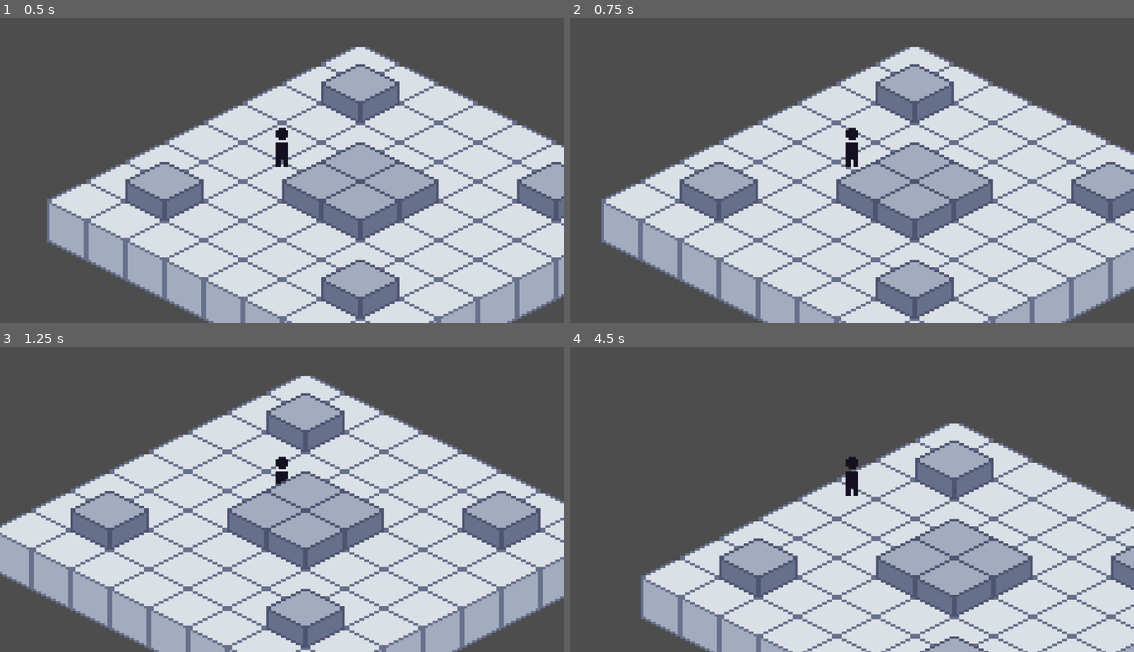
Above: before the commit, frames 1-4 (two rows, left to right).
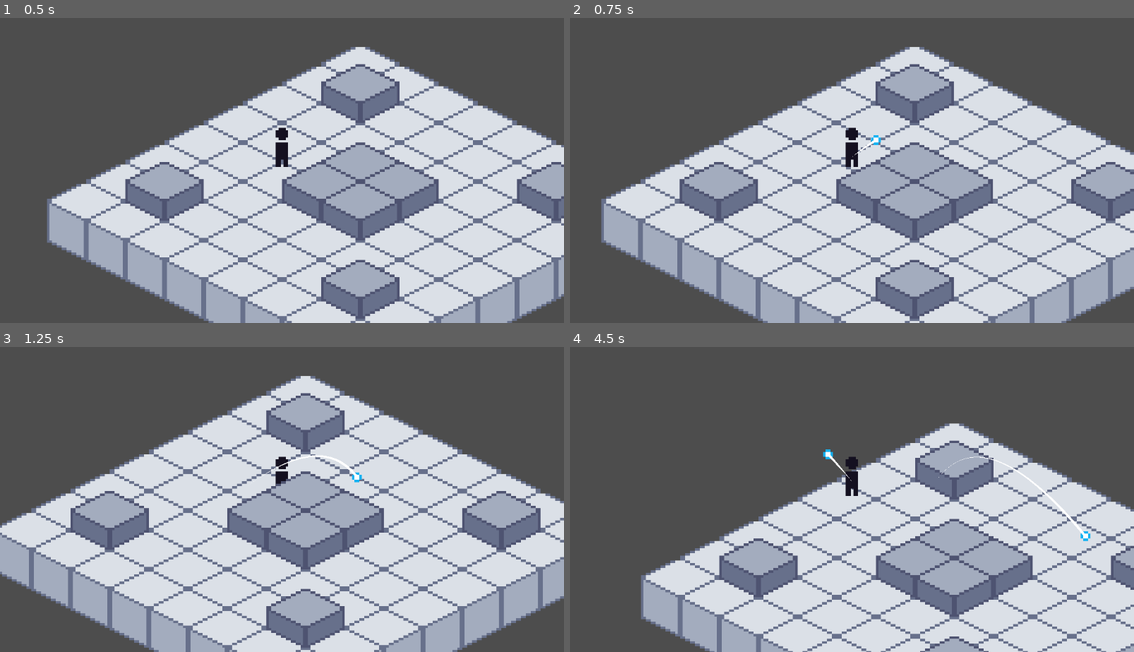
Above: after the commit, the same moments.

Repository: Brooklyn-Dev/stealth-game
Game: Godot game, scene res://Scenes/Game.tscn
Same seed, same stepped clock (60 frames per second), same inputs: the game is played once before the commit and once after it.
Inputs (mouse positions are in pixels of both pictures, inside the frame that each line leads up to):
- Up to frame 1 (0.5 s): no input
- Up to frame 2 (0.75 s): tap Enter at 0.5 s; move the mouse to (976, 149) at 0.52 s; hold Right (ui_right) from 0.53 s (still down); click (976, 149) at 0.6 s
- Up to frame 3 (1.25 s): keep holding Right (ui_right)
- Up to frame 4 (4.5 s): move the mouse to (739, 508) at 1.27 s; release Right (ui_right) at 1.28 s; hold Down (ui_down) 1.28-2.03 s; click (739, 508) at 1.35 s; move the mouse to (908, 423) at 2.02 s; hold Right (ui_right) 2.03-2.78 s; click (908, 423) at 2.1 s; move the mouse to (823, 557) at 2.77 s; hold Up (ui_up) 2.78-3.53 s; click (823, 557) at 2.85 s; move the mouse to (1021, 542) at 3.52 s; hold Left (ui_left) from 3.53 s (still down); click (1021, 542) at 3.6 s; move the mouse to (682, 444) at 4.27 s; click (682, 444) at 4.35 s

Frame 1 is identical in both runs. In frame 2, less than 0.1% of the frame differs, in the area x 50-56%, y 38-46%; in frame 3, 0.1%; in frame 4, 0.2%, in the area x 44-93%, y 33-64%.

Commit message:
feat: implement player orb throwing

Diff:
--- a/Scenes/Game.tscn
+++ b/Scenes/Game.tscn
@@ -5,25 +5,28 @@
 [ext_resource type="PackedScene" uid="uid://jfdw5tg5oaio" path="res://scenes/player/Player.tscn" id="2_qbsmt"]
 
 [node name="Game" type="Node2D"]
+
+[node name="Y-Sort" type="Node2D" parent="."]
 y_sort_enabled = true
 
-[node name="TileMap" type="Node2D" parent="."]
+[node name="TileMap" type="Node2D" parent="Y-Sort"]
 y_sort_enabled = true
 
-[node name="Layer 1" type="TileMapLayer" parent="TileMap"]
+[node name="Layer 1" type="TileMapLayer" parent="Y-Sort/TileMap"]
 texture_filter = 1
 tile_map_data = PackedByteArray("AAD8/wMAAAABAAAAAAD8/wIAAAABAAAAAAD8/wEAAAABAAAAAAD8/wAAAAABAAAAAAD8////AAABAAAAAAD8// …(944 unchanged characters)…
 tile_set = ExtResource("1_ibkli")
 script = ExtResource("2_cpr0p")
 
-[node name="Layer 2" type="TileMapLayer" parent="TileMap"]
+[node name="Layer 2" type="TileMapLayer" parent="Y-Sort/TileMap"]
 y_sort_enabled = true
 texture_filter = 1
 tile_map_data = PackedByteArray("AAAAAPz/AAACAAAAAAD7//z/AAACAAAAAAD7/wEAAAACAAAAAAD9////AAACAAAAAAD9//7/AAACAAAAAAD+//7/AAACAAAAAAD+////AAACAAAAAAAAAAEAAAACAAAAAAA=")
 tile_set = ExtResource("1_ibkli")
 
-[node name="Player" parent="." instance=ExtResource("2_qbsmt")]
+[node name="Player" parent="Y-Sort" node_paths=PackedStringArray("tileMapLayer") instance=ExtResource("2_qbsmt")]
 position = Vector2(-32, -24)
+tileMapLayer = NodePath("../TileMap/Layer 1")
 
-[node name="Camera2D" type="Camera2D" parent="Player"]
+[node name="Camera2D" type="Camera2D" parent="Y-Sort/Player"]
 zoom = Vector2(5, 5)
--- a/project.godot
+++ b/project.godot
@@ -18,6 +18,14 @@
 
 enabled=PackedStringArray("res://addons/godot_super-wakatime/plugin.cfg")
 
+[input]
+
+throw={
+"deadzone": 0.2,
+"events": [Object(InputEventMouseButton,"resource_local_to_scene":false,"resource_name":"","device":-1,"window_id":0,"alt_pressed":false,"shift_pressed":false,"ctrl_pressed":false,"meta_pressed":false,"button_mask":0,"position":Vector2(0, 0),"global_position":Vector2(0, 0),"factor":1.0,"button_index":1,"canceled":false,"pressed":false,"double_click":false,"script":null)
+]
+}
+
 [rendering]
 
 renderer/rendering_method="gl_compatibility"
--- /dev/null
+++ b/scenes/Orb.tscn
@@ -0,0 +1,20 @@
+[gd_scene load_steps=4 format=3 uid="uid://bbff1jy458sxy"]
+
+[ext_resource type="Texture2D" uid="uid://cm6c1loa5ee58" path="res://assets/orb.png" id="1_x580g"]
+[ext_resource type="Script" uid="uid://bkky3cufrbh2w" path="res://scripts/trail_2d.gd" id="2_16fcm"]
+
+[sub_resource type="Curve" id="Curve_x580g"]
+_data = [Vector2(0, 0), 0.0, 0.0, 0, 0, Vector2(1, 1), 0.0, 0.0, 0, 0]
+point_count = 2
+
+[node name="Orb" type="Node2D"]
+z_index = 5
+
+[node name="Sprite2D" type="Sprite2D" parent="."]
+texture_filter = 1
+texture = ExtResource("1_x580g")
+
+[node name="Line2D" type="Line2D" parent="."]
+width = 1.0
+width_curve = SubResource("Curve_x580g")
+script = ExtResource("2_16fcm")
--- a/scenes/player/Player.tscn
+++ b/scenes/player/Player.tscn
@@ -1,7 +1,8 @@
-[gd_scene load_steps=4 format=3 uid="uid://jfdw5tg5oaio"]
+[gd_scene load_steps=5 format=3 uid="uid://jfdw5tg5oaio"]
 
 [ext_resource type="Texture2D" uid="uid://c67oxy0qgn17c" path="res://assets/player.png" id="1_p0vlq"]
 [ext_resource type="Script" uid="uid://bemajfntsqj6w" path="res://scenes/player/player.gd" id="1_v6fml"]
+[ext_resource type="PackedScene" uid="uid://bbff1jy458sxy" path="res://scenes/Orb.tscn" id="2_4kuee"]
 
 [sub_resource type="CircleShape2D" id="CircleShape2D_5q5h1"]
 radius = 2.0
@@ -11,6 +12,7 @@
 y_sort_enabled = true
 motion_mode = 1
 script = ExtResource("1_v6fml")
+orbScene = ExtResource("2_4kuee")
 
 [node name="CollisionShape2D" type="CollisionShape2D" parent="."]
 shape = SubResource("CircleShape2D_5q5h1")
--- a/scenes/player/player.gd
+++ b/scenes/player/player.gd
@@ -1,6 +1,39 @@
 extends CharacterBody2D
 
 @export var speed := 32.0
+@export var orbSpeed := 80.0
+
+@export var tileMapLayer: TileMapLayer
+@export var orbScene: PackedScene
+
+func throw_orb(target: Vector2) -> void:
+	var tween = create_tween()
+	var orb = orbScene.instantiate()
+	get_tree().current_scene.add_child(orb)
+	orb.global_position = global_position
+
+	var distance = global_position.distance_to(target)
+	var duration = distance / orbSpeed
+	var arc_height = distance / 2
+	var stretch_factor = distance / 100.0
+
+	tween.tween_method(func(t): move_orb(orb, position, target, t, arc_height, stretch_factor), 0.0, 1.0, duration)
+	tween.tween_callback(func(): orb_landed(target, orb))
+
+func move_orb(orb: Node2D, start: Vector2, target: Vector2, t: float, arc_height: float, stretch_factor: float):
+	var pos = start.lerp(target, t)
+	var arc_factor = 4 * t * (1 - t) * stretch_factor
+	pos.y -= arc_height * arc_factor
+	orb.global_position = pos
+
+func orb_landed(pos: Vector2, orb: Node2D):
+	var tile = tileMapLayer.local_to_map(tileMapLayer.to_local(pos))
+	print("Hit tile: ", tile)
+	orb.queue_free()
+
+func _process(delta: float) -> void:
+	if Input.is_action_just_pressed("throw"):
+		throw_orb(get_global_mouse_position())
 
 func _physics_process(delta: float) -> void:
 	var dir := Input.get_vector("ui_left", "ui_right", "ui_up", "ui_down")
--- /dev/null
+++ b/scripts/trail_2d.gd
@@ -0,0 +1,13 @@
+extends Line2D
+
+@export var length := 50
+
+func _process(delta: float) -> void:
+	global_position = Vector2.ZERO
+	global_rotation = 0
+
+	var point = get_parent().global_position
+
+	add_point(point)
+	if get_point_count() > length:
+		remove_point(0)
Binary file added: assets/orb.png
Not shown, added: assets/orb.png.import
Not shown, added: scripts/trail_2d.gd.uid
